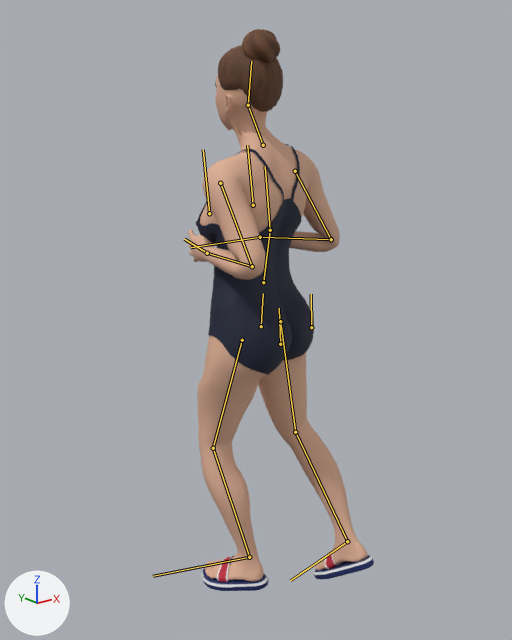
The glTF model models/swimmer-one-piece.glb: old version first, new version second.
Both versions are drawn from a camera (50 mm lens) standing at (-1.288, -1.62, 1.625) and looking at (0.041, 0.04, 0.96). The axes (+X, +Y, +Z) are drawn at lower left. The lights are the same throughout. The picture after the commit comes second. Both versions are drawn at frame 109 of the action 'MotionBricks'; the numbers are the values there. The bones that bend it are drawn over the model as lines.

Names of what the first picture shows: 'Her'.
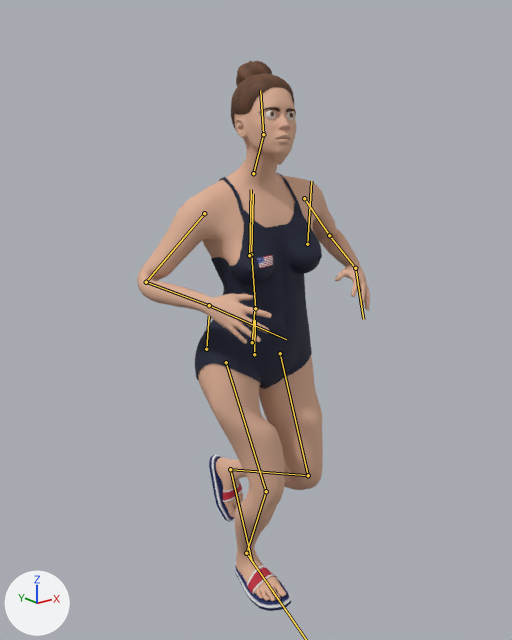
Boxes [x1, y1, x2, y2] around the edits, measured in the pictures (512 x 640 px):
'Her', posed (25% wider): before [188, 29, 374, 591]; after [137, 61, 370, 611]
bone 'Hips', root to tip: before (261, 326) to (263, 293); after (254, 354) to (255, 320)
bone 'Spine', root to tip: before (263, 282) to (270, 230); after (255, 308) to (251, 254)
bone 'Chest', root to tip: before (270, 230) to (265, 166); after (251, 254) to (253, 194)
bone 'Neck', root to tip: before (263, 145) to (248, 105); after (253, 173) to (263, 134)
bone 'UpperArm.L', root to tip: before (220, 183) to (252, 266); after (304, 198) to (329, 235)
bone 'LowerArm.L', root to tip: before (252, 266) to (207, 253); after (329, 235) to (355, 268)
bone 'Hand.L', root to tip: before (207, 253) to (184, 239); after (355, 268) to (363, 319)
bone 'UpperArm.R', root to tip: before (295, 171) to (331, 239); after (204, 213) to (146, 282)
bone 'LowerArm.R', root to tip: before (331, 239) to (260, 237); after (146, 282) to (209, 305)
bone 'Hand.R', root to tip: before (260, 237) to (191, 247); after (209, 305) to (286, 339)
bone 'UpperLeg.L', root to tip: before (242, 340) to (213, 448); after (280, 353) to (308, 475)
bone 'LowerLeg.L', root to tip: before (213, 448) to (249, 557); after (308, 475) to (230, 469)
bone 'Foot.L', root to tip: before (249, 557) to (153, 576); after (230, 469) to (252, 561)
bone 'UpperLeg.R', root to tip: before (280, 321) to (295, 432); after (226, 362) to (266, 491)
bone 'LowerLeg.R', root to tip: before (295, 432) to (347, 541); after (266, 491) to (246, 553)

What the commit changed:
Bone 'Hips' (bone_hips) moves from (0.028, 0.029, -0.015) to (-0.014, -0.048, -0.003).
Bone 'Hips' (bone_hips) turns from (-10, -163, 2) to (1, 1, -5) degrees about its own x, y and z.
Bone 'Spine' (bone_spine) turns from (-9, 2, 0) to (-8, -3, 4) degrees about its own x, y and z.
Bone 'Chest' (bone_chest) turns from (12, -7, -1) to (14, -3, 3) degrees about its own x, y and z.
Bone 'Neck' (bone_neck) turns from (-3, -1, -5) to (-4, 1, -5) degrees about its own x, y and z.
Bone 'UpperArm.L' (bone_upperarm_l) turns from (4, -2, 43) to (17, -5, 10) degrees about its own x, y and z.
Bone 'LowerArm.L' (bone_lowerarm_l) turns from (-81, -20, -24) to (-68, -13, -31) degrees about its own x, y and z.
Bone 'Hand.L' (bone_hand_l) turns from (4, 0, 0) to (1, 0, 4) degrees about its own x, y and z.
Bone 'UpperArm.R' (bone_upperarm_r) turns from (-3, -1, -22) to (8, 1, -11) degrees about its own x, y and z.
Bone 'LowerArm.R' (bone_lowerarm_r) turns from (-85, 10, 11) to (-68, 15, 26) degrees about its own x, y and z.
Bone 'Hand.R' (bone_hand_r) turns from (15, -1, 7) to (6, 0, -5) degrees about its own x, y and z.
Bone 'UpperLeg.L' (bone_upperleg_l) turns from (-15, 0, 3) to (-12, -1, -6) degrees about its own x, y and z.
Bone 'LowerLeg.L' (bone_lowerleg_l) turns from (25, -2, 7) to (77, -7, 9) degrees about its own x, y and z.
Bone 'Foot.L' (bone_foot_l) turns from (0, 0, -16) to (3, 0, -9) degrees about its own x, y and z.
Bone 'UpperLeg.R' (bone_upperleg_r) turns from (6, 0, 2) to (-18, -2, -14) degrees about its own x, y and z.
Bone 'LowerLeg.R' (bone_lowerleg_r) turns from (20, 2, -9) to (39, 3, -10) degrees about its own x, y and z.
Bone 'Foot.R' (bone_foot_r) turns from (6, 0, 4) to (-15, 2, 12) degrees about its own x, y and z.
